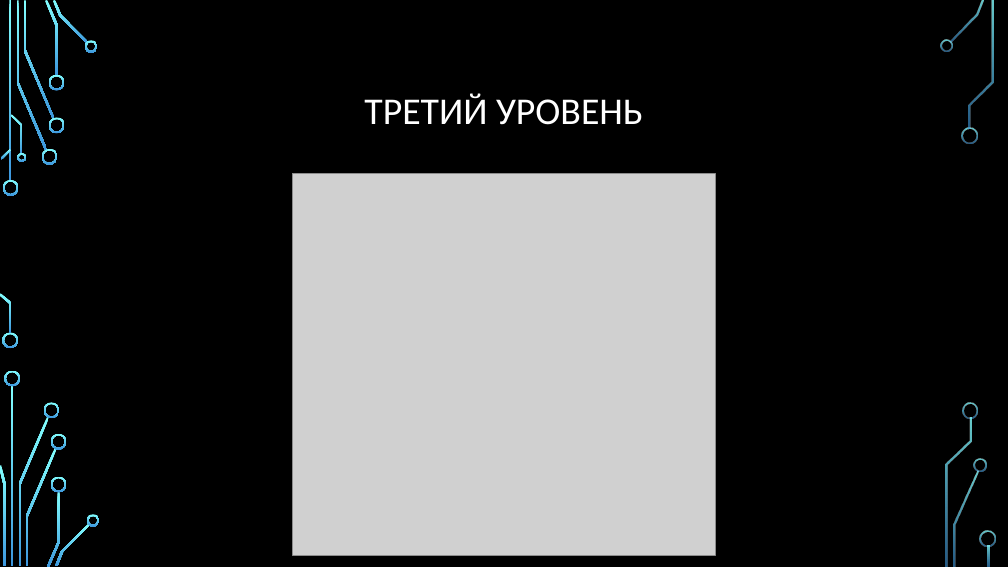
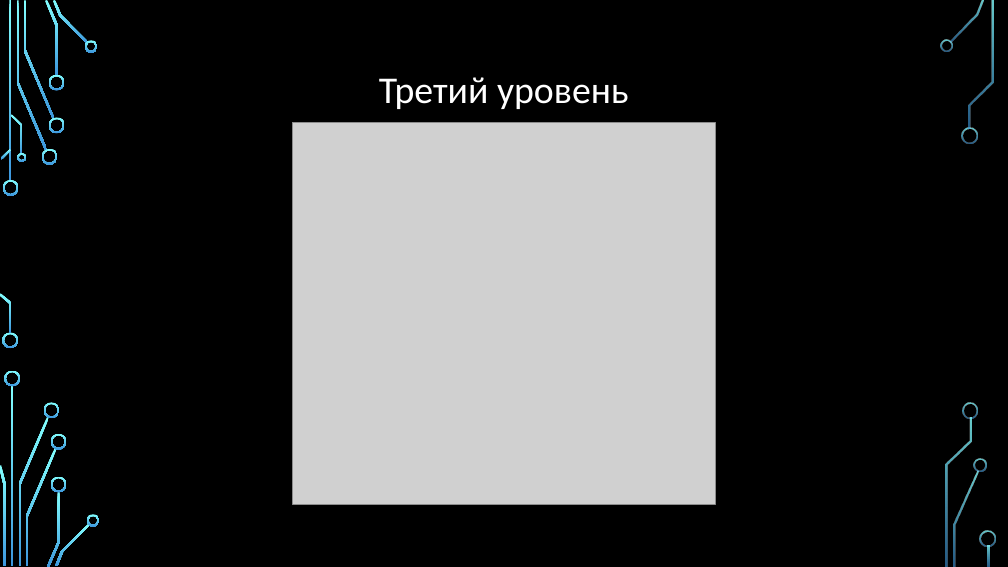
Before and after one commit to AZEN-SGG/PyGameProject, a slide deck: slide 7 of Презентация по проекту.pptx. Drawn at 1008x567 pixels with LibreOffice and Linux fonts; fonts in the diff are those of the drawing; grey boxes stand for pictures; background and template pictures are left out. Boxes give left, top, right and bottom in pixels: in the first picture for what was removed or moved away, otherwise in the second. Text is boxed around its words. In the diff, an @@ line names an element or a change of style, - is before the commit and + after.

```diff
--- a/Презентация по проекту.pptx
+++ b/Презентация по проекту.pptx
@@ title at box(379, 77, 629, 109): text changed @@
-ТРЕТИЙ УРОВЕНЬ
+Третий уровень
@@ picture: place and size @@
-picture at box(293, 173, 715, 556)
+picture at box(293, 123, 715, 505)
```
Also in this commit, not shown: 2 other slides changed.
